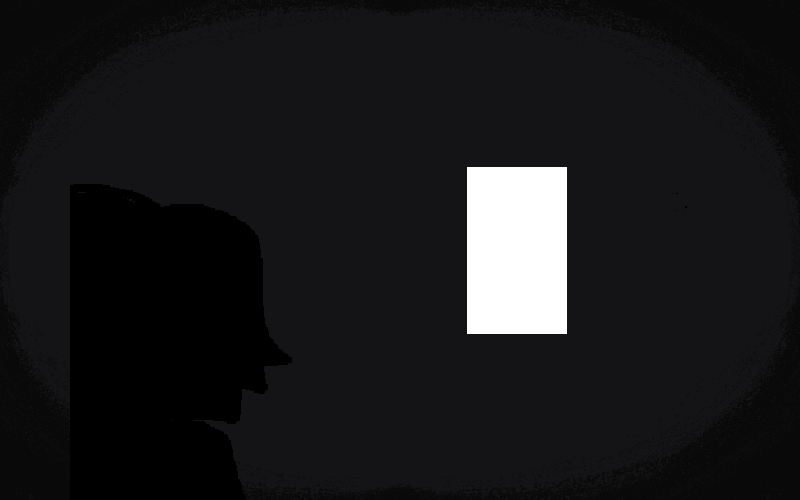
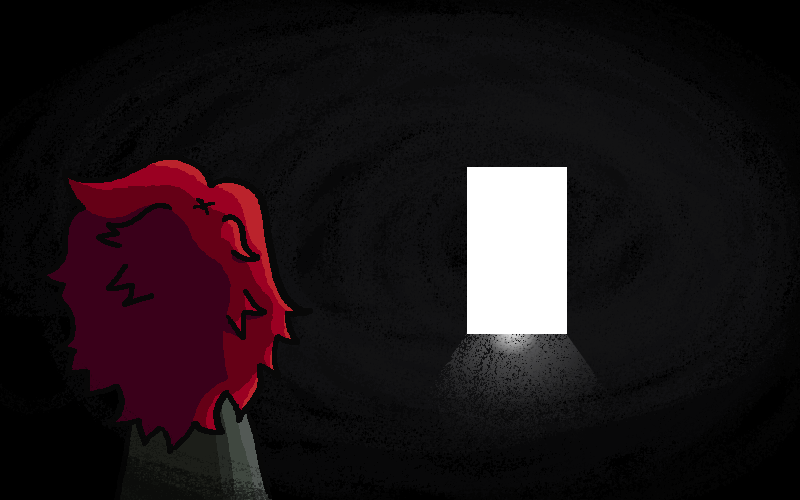
Layer changes from the first (800, 500) image to the second:
added layer "Layer 25" above "Layer 30" over [37, 155, 313, 500]
added layer "Layer 30" above "Layer 29" over [11, 204, 264, 475]
added layer "Layer 29" above "Layer 28" over [42, 176, 278, 445]
added layer "Layer 28" above "Layer 26" over [45, 164, 295, 448]
added layer "Layer 26" above "Layer 31" over [45, 156, 295, 450]
added layer "Layer 31" above "Layer 27" over [58, 339, 255, 500]
added layer "Layer 27" above "Layer 24" over [119, 382, 272, 500]
hid "Group 1" over [70, 184, 687, 500]
added layer "Group 3" (multiply) above "Group 5" over [0, 0, 800, 500]
added layer "Group 5" (lighten) above "Layer 23" over [407, 332, 622, 471]
